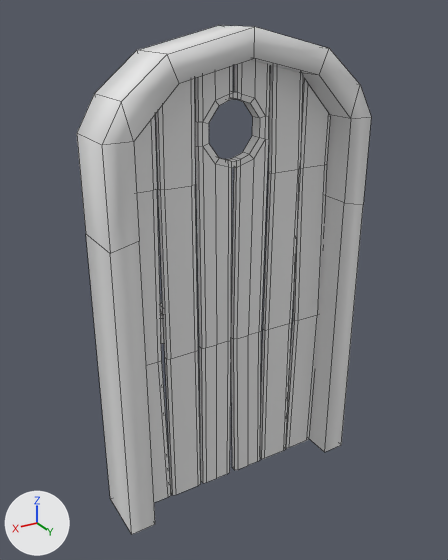
The FBX model Periode-9/Assets/Models/Door.fbx, before and after one commit.
Camera for both pictures: a 50 mm camera at (1.54, 2.53, 2.46) aimed at (0.04, 0.02, 1.21). Every picture has the same lights, and +X, +Y and +Z are marked at lower left. Mesh edges are drawn as thin lines. Where no turn or scale is listed for an object, it has been applied to the vertices.

The older version as bpy lines, for what is in view:
```python
me_cube = bpy.data.meshes.new('Cube')
me_cube.from_pydata(...)  # 40 vertices, 38 faces; spans x -0.7..0.7, y -0.09..0.21, z 0.0..2.41
me_table_001 = bpy.data.meshes.new('Table.001')
me_table_001.from_pydata(...)  # 306 vertices, 294 faces; spans x -0.04..1.14, y -0.19..0.01, z 0.0..2.3
me_table_001.materials.append(mat_table)  # white #e7e7e7
ob_door = bpy.data.objects.new('Door', me_table_001)
ob_door.location = (-0.547, 0.058, -0.002)
ob_frame = bpy.data.objects.new('Frame', me_cube)
ob_frame.location = (0.0, 0.0, 0.0)
```
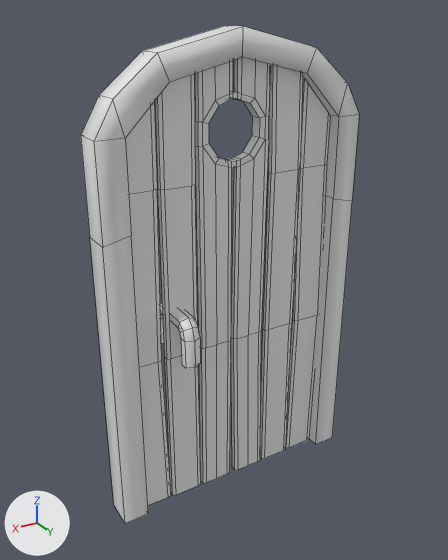
Commit message: door fix

Changed parts and their boxes (x1, y1, x2, y2) in the pictures (448 x 560 px):
'Door', reshaped: before (134, 60, 330, 503); after (125, 58, 330, 505)
'Frame', mesh rescaled: before (77, 25, 371, 534); after (81, 26, 359, 523)
part 1 of me_table_001, added: after (171, 309, 200, 368)

The change, as a list of edits to the scene's bpy script:
```text
Change me_cube:
    where me_cube.from_pydata(...)  # 40 vertices, 38 faces; spans x -0.7..0.7, y -0.09..0.21, z 0.0..2.41
    used by ob_frame; location = (0.0, 0.0, 0.0)
    me_cube part 2: the whole mesh is scaled about its middle by (1, 0.523, 1), then moved by (0.0, -0.02, 0.0)
Change me_table_001:
    where me_table_001.from_pydata(...)  # 306 vertices, 294 faces; spans x -0.04..1.14, y -0.19..0.01, z 0.0..2.3
    used by ob_door; location = (-0.547, 0.058, -0.002)
    me_table_001 part 1: the loose piece of 30 vertices spanning x 0.83..0.91, y -0.19..-0.01, z 0.89..1.14 is copied, and the copy is turned 180 degrees about the z axis through its middle, then moved by (0.0, 0.18, 0.0); it spans x 0.83..0.91, y -0.01..0.17, z 0.89..1.14
```
